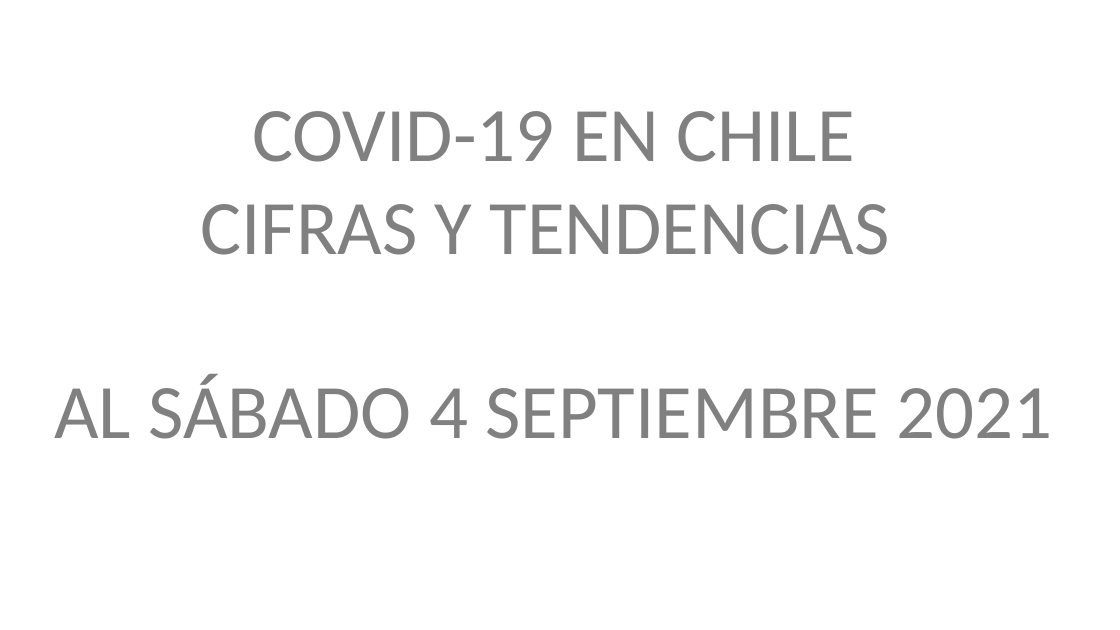
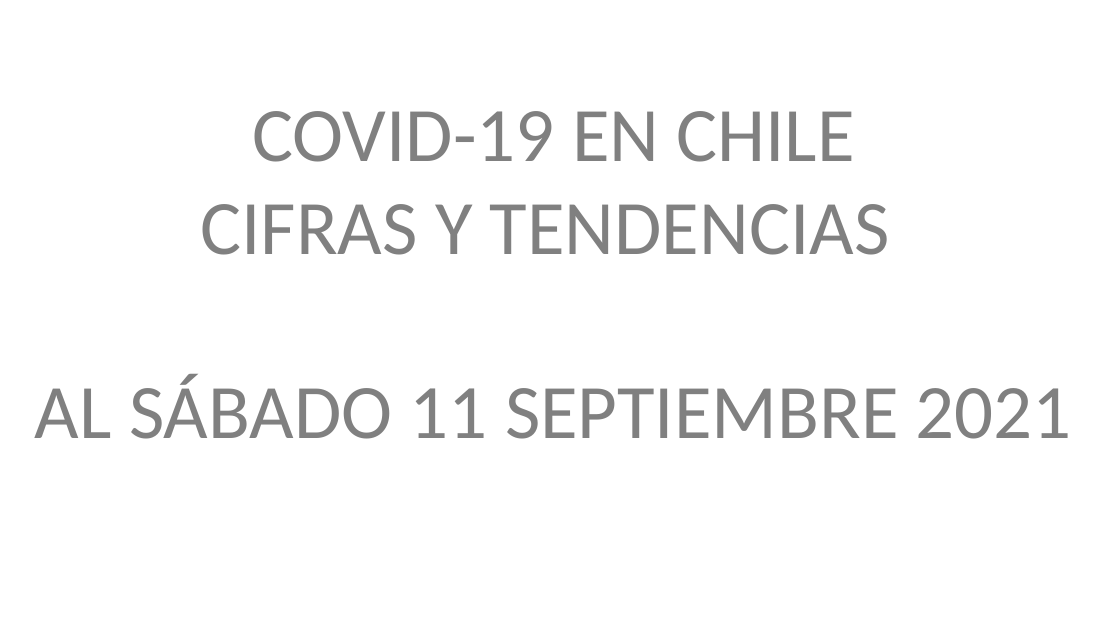
Before and after one commit to dataCovid19CL/capsulasSemanales, a slide deck: slide 1 of DATOS COVID Chile 2021 09 11.pptx. Drawn at 1120x630 pixels with LibreOffice and Linux fonts; fonts in the diff are those of the drawing. Boxes give left, top, right and bottom in pixels: in the first picture for what was removed or moved away, otherwise in the second. Text is boxed around its words. In the diff, an @@ line names an element or a change of style, - is before the commit and + after.

```diff
--- a/DATOS COVID Chile 2021 09 11.pptx
+++ b/DATOS COVID Chile 2021 09 11.pptx
@@ text "COVID-19 EN CHILE": place and size @@
-text "COVID-19 EN CHILE" at (54, 111, 1053, 439)
+text "COVID-19 EN CHILE" at (35, 111, 1072, 439)
@@ text at (35, 375, 1072, 439): text changed @@
-AL SÁBADO 4 SEPTIEMBRE 2021
+AL SÁBADO 11 SEPTIEMBRE 2021
```
Also in this commit, not shown: 14 other slides changed, 3 other files.
